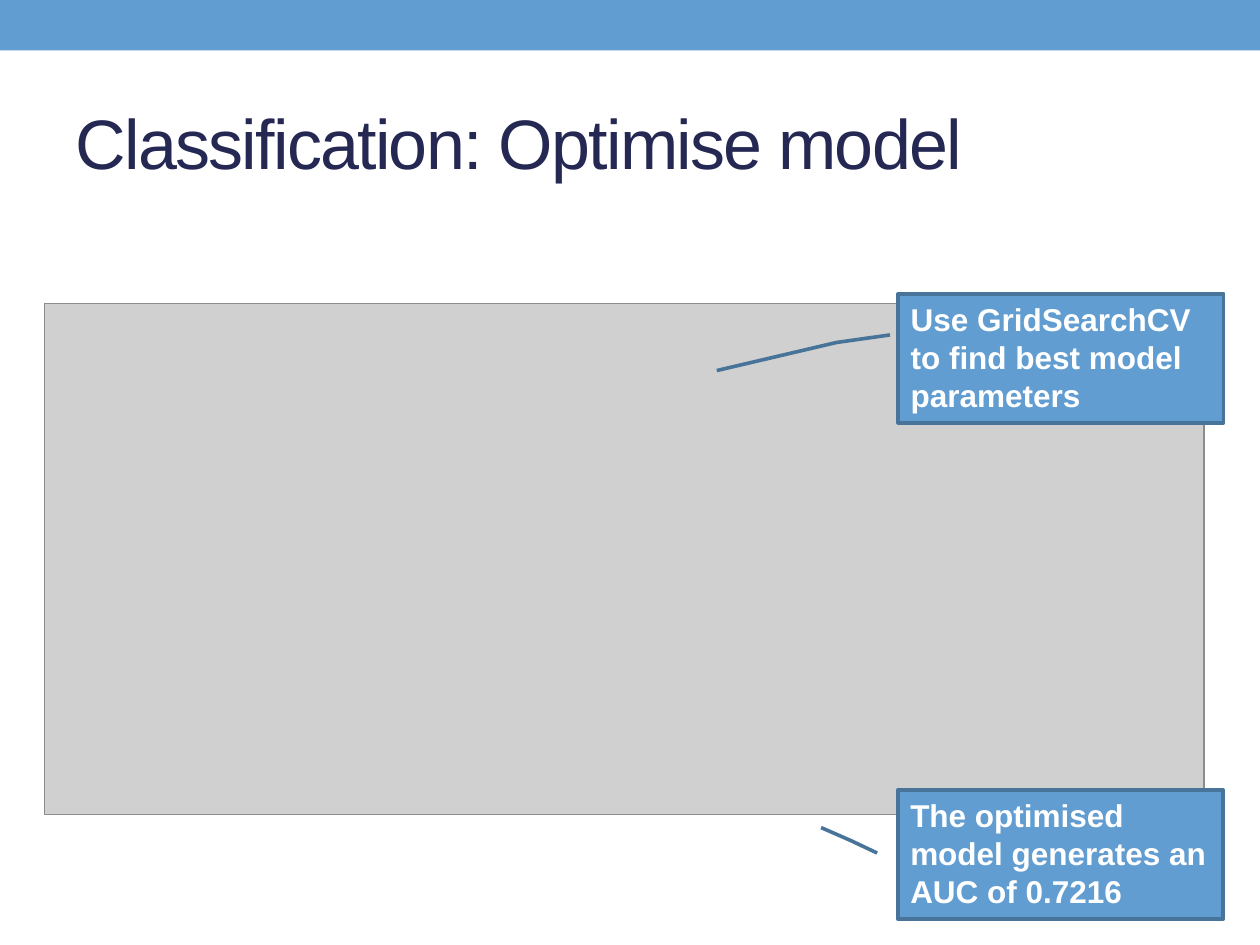
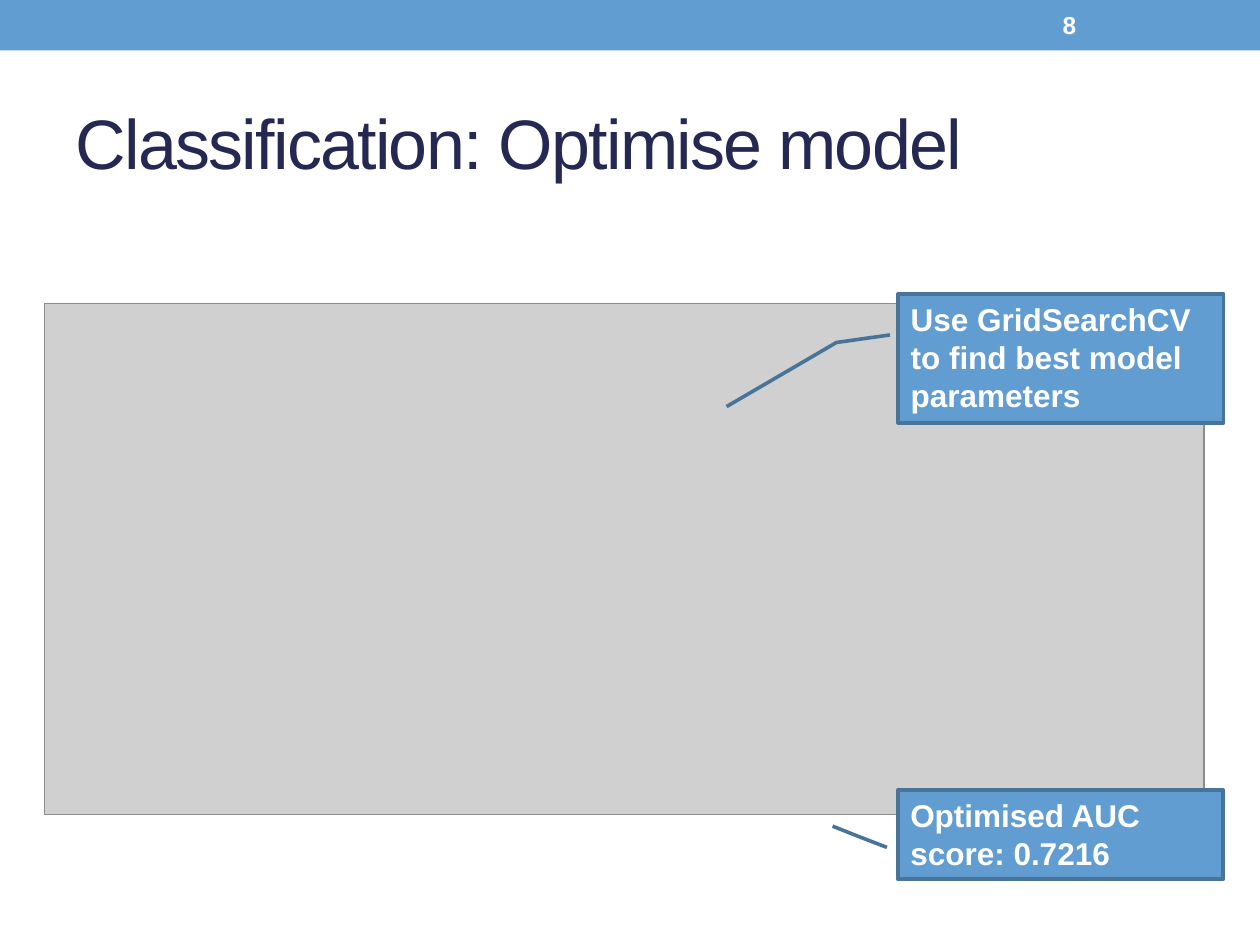
Before and after one commit to Son17/Data-Science-Projects, a slide deck: slide 8 of LG presentation_condensed.pptx. Drawn at 1260x945 pixels with LibreOffice and Linux fonts; fonts in the diff are those of the drawing; grey boxes stand for pictures. Boxes give left, top, right and bottom in pixels: in the first picture for what was removed or moved away, otherwise in the second. Text is boxed around its words. In the diff, an @@ line names an element or a change of style, - is before the commit and + after.

```diff
--- a/LG presentation_condensed.pptx
+++ b/LG presentation_condensed.pptx
@@ page number added at [1063,17,1077,34], 14 pt, text #FFFFFF, bold @@
+8
@@ border callout "Optimised AUC score: 0.7216": place and size @@
-border callout "Optimised AUC score: 0.7216" at [898,790,1223,919]
+border callout "Optimised AUC score: 0.7216" at [898,790,1223,879]
@@ border callout "Optimised AUC score: 0.7216" at [898,790,1223,879]: proportions changed @@
@@ text in border callout at [910,804,1140,866]: text changed @@
-The optimised model generates an AUC of 0.7216
+Optimised AUC score: 0.7216
```
Also in this commit, not shown: 9 other slides changed, 1 other file.
